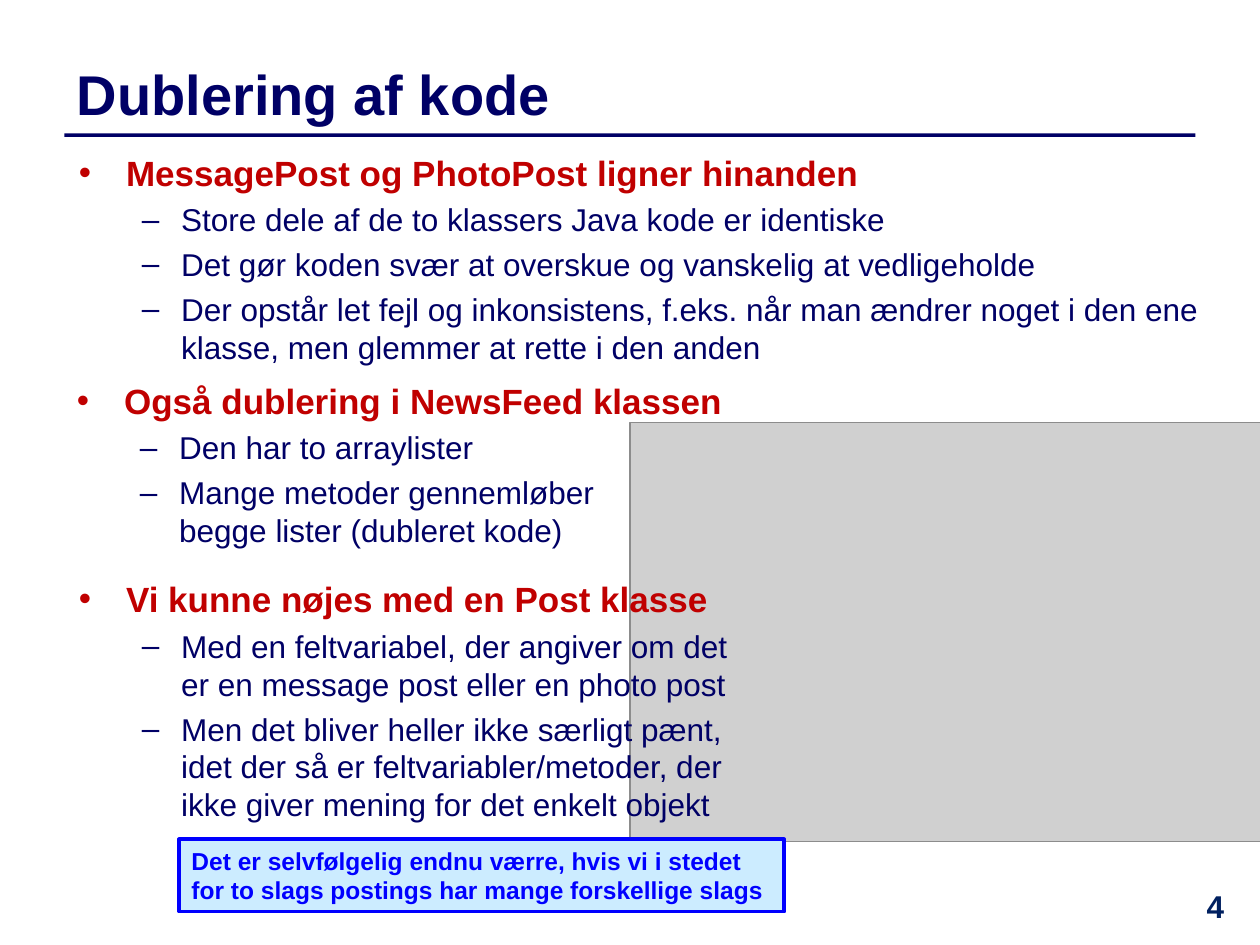
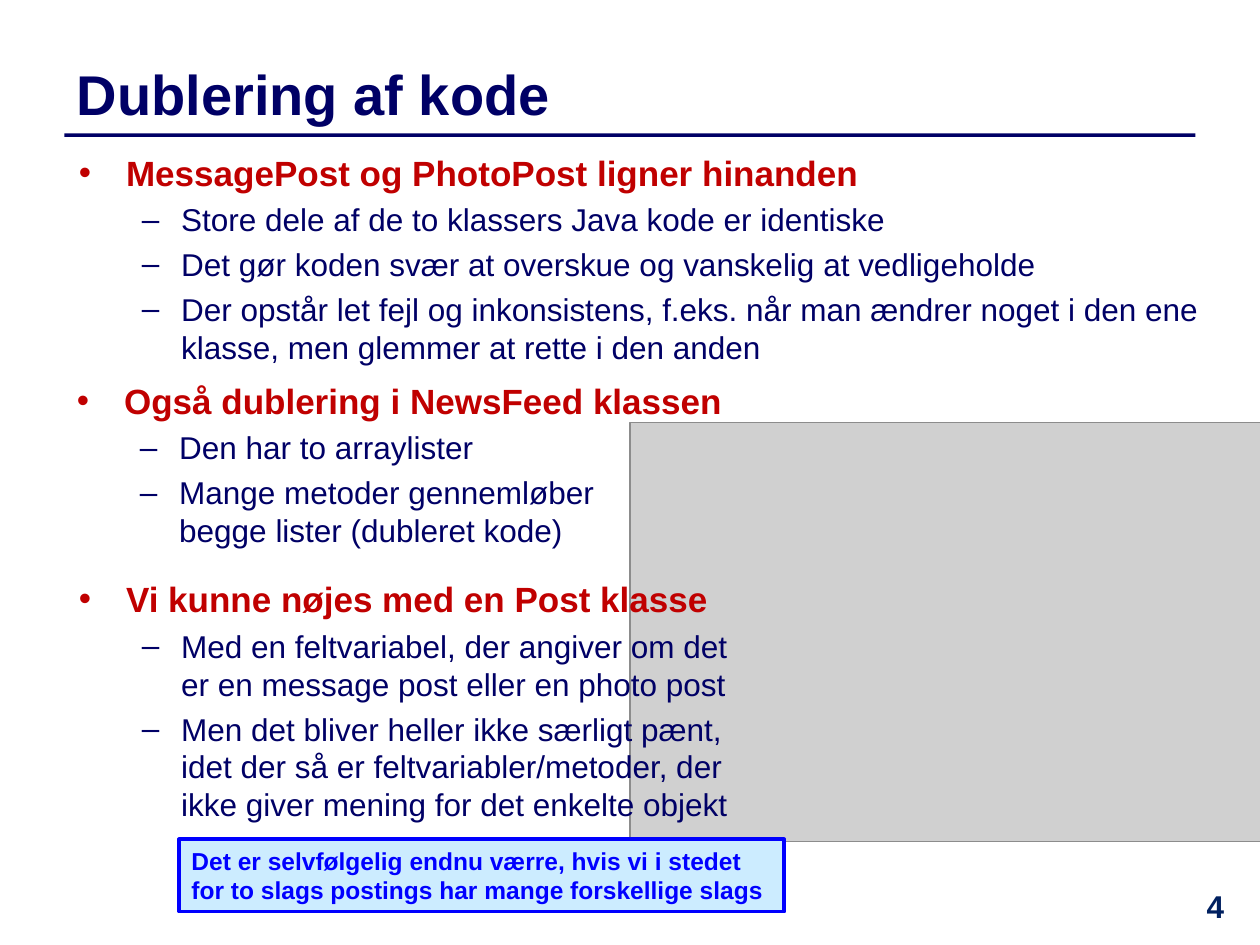
Before and after one commit to IntProgAU/Materiale, a slide deck: slide 4 of web/e22/uge_11/Slides-Uge11.pptx. Drawn at 1260x945 pixels with LibreOffice and Linux fonts; fonts in the diff are those of the drawing; grey boxes stand for pictures. Boxes give left, top, right and bottom in pixels: in the first picture for what was removed or moved away, otherwise in the second. Text is boxed around its words. In the diff, an @@ line names an element or a change of style, - is before the commit and + after.

```diff
--- a/web/e22/uge_11/Slides-Uge11.pptx
+++ b/web/e22/uge_11/Slides-Uge11.pptx
@@ text at [181,716,727,822]: text changed @@
-  – Men det bliver heller ikke særligt pænt, idet der så er feltvariabler/metoder, der ikke giver mening for det enkelt objekt
+  – Men det bliver heller ikke særligt pænt, idet der så er feltvariabler/metoder, der ikke giver mening for det enkelte objekt
```
Also in this commit, not shown: 18 other slides changed, 1 other file.
